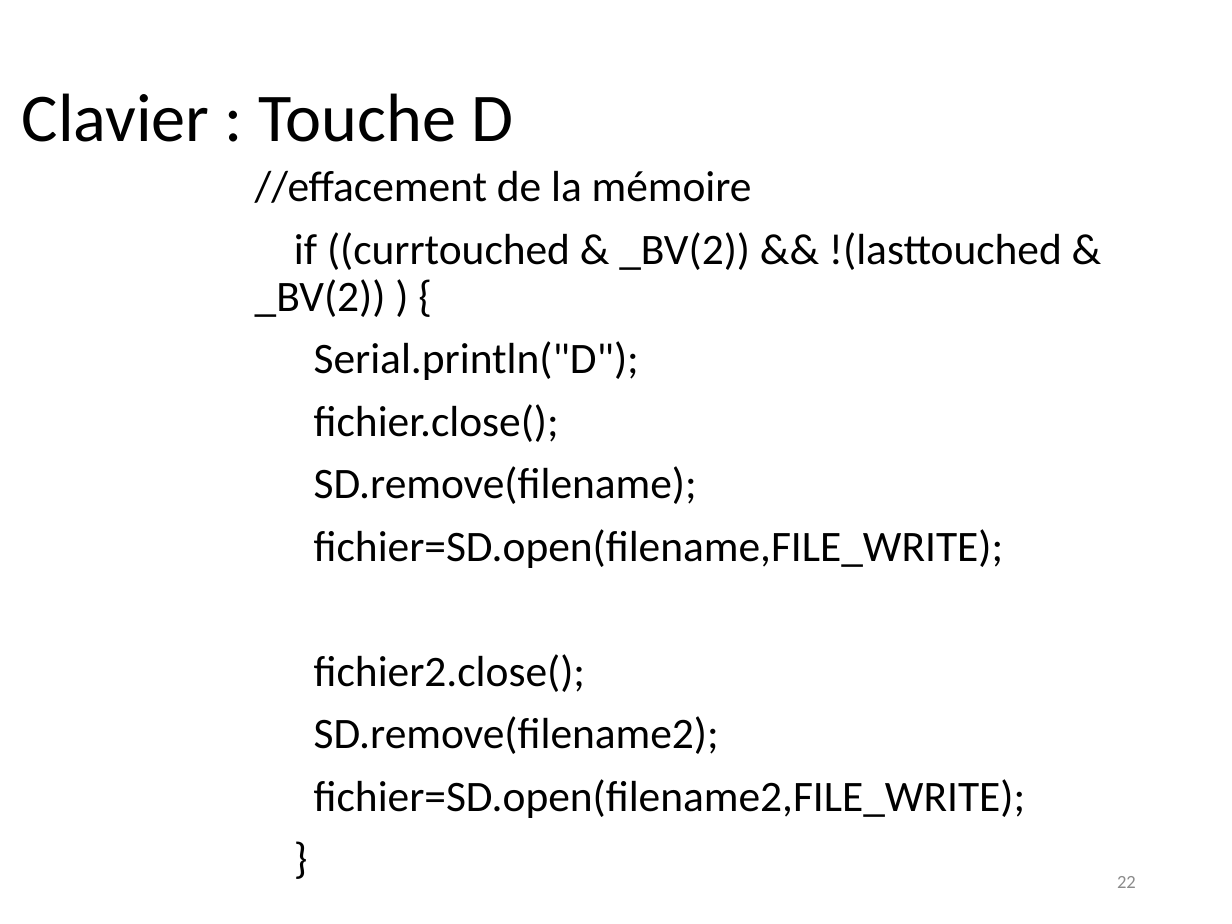
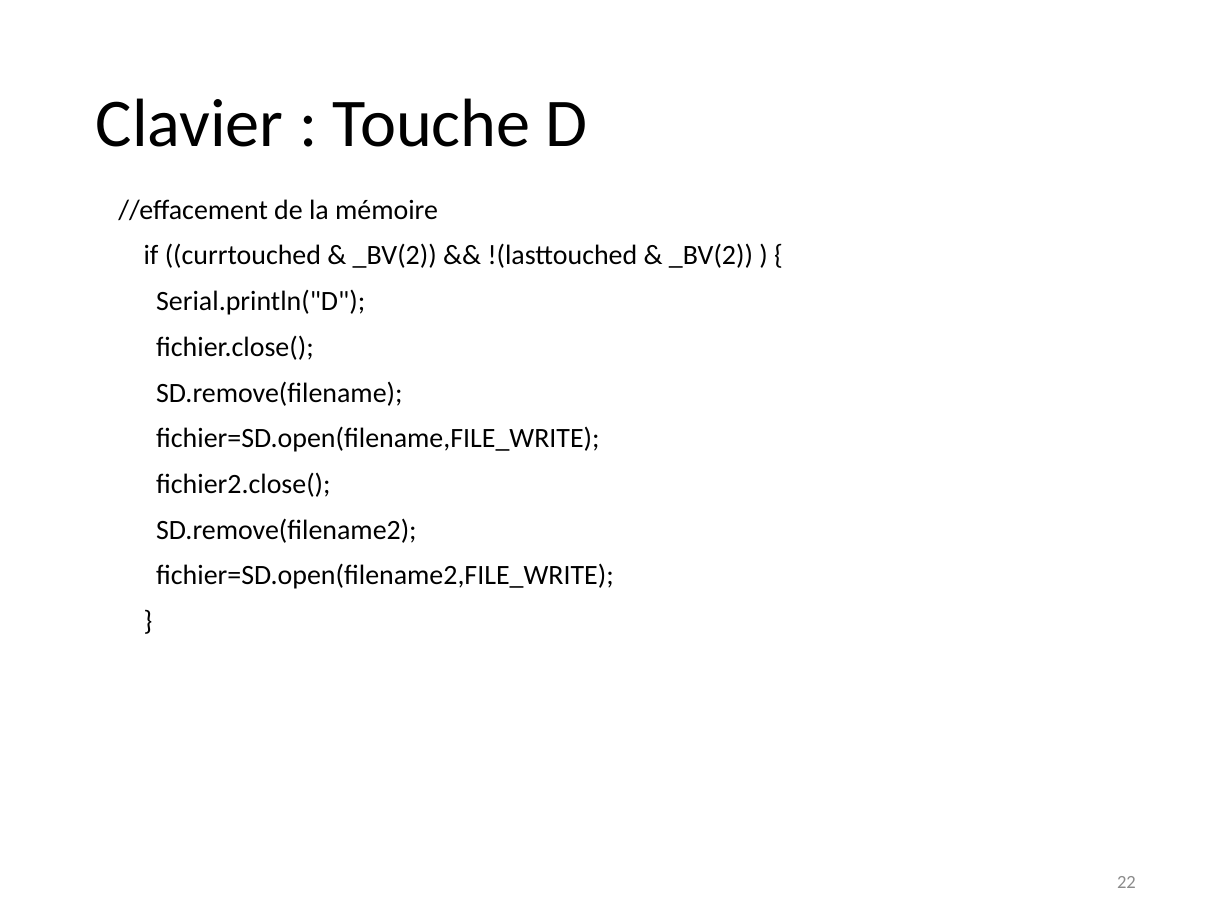
Before and after one commit to rguillomon/IMA3-4_Project, a slide deck: slide 22 of P12(périphUSB).odp. Drawn at 1232x924 pixels with LibreOffice and Linux fonts; fonts in the diff are those of the drawing. Boxes give left, top, right and bottom in pixels: in the first picture for what was removed or moved away, otherwise in the second. Text is boxed around its words. In the diff, an @@ line names an element or a change of style, - is before the commit and + after.

```diff
--- a/P12(périphUSB).odp
+++ b/P12(périphUSB).odp
@@ title "Clavier : Touche D": place and size @@
-title "Clavier : Touche D" at (22, 93, 514, 142)
+title "Clavier : Touche D" at (96, 98, 588, 147)
@@ text "//effacement de la mémoire": place and size @@
-text "//effacement de la mémoire" at (255, 170, 1062, 818)
+text "//effacement de la mémoire" at (118, 199, 753, 589)
@@ text "//effacement de la mémoire" at (118, 199, 753, 589): size 28 to 18 pt @@
```
Also in this commit, not shown: 5 other slides changed, 1 slide removed.
